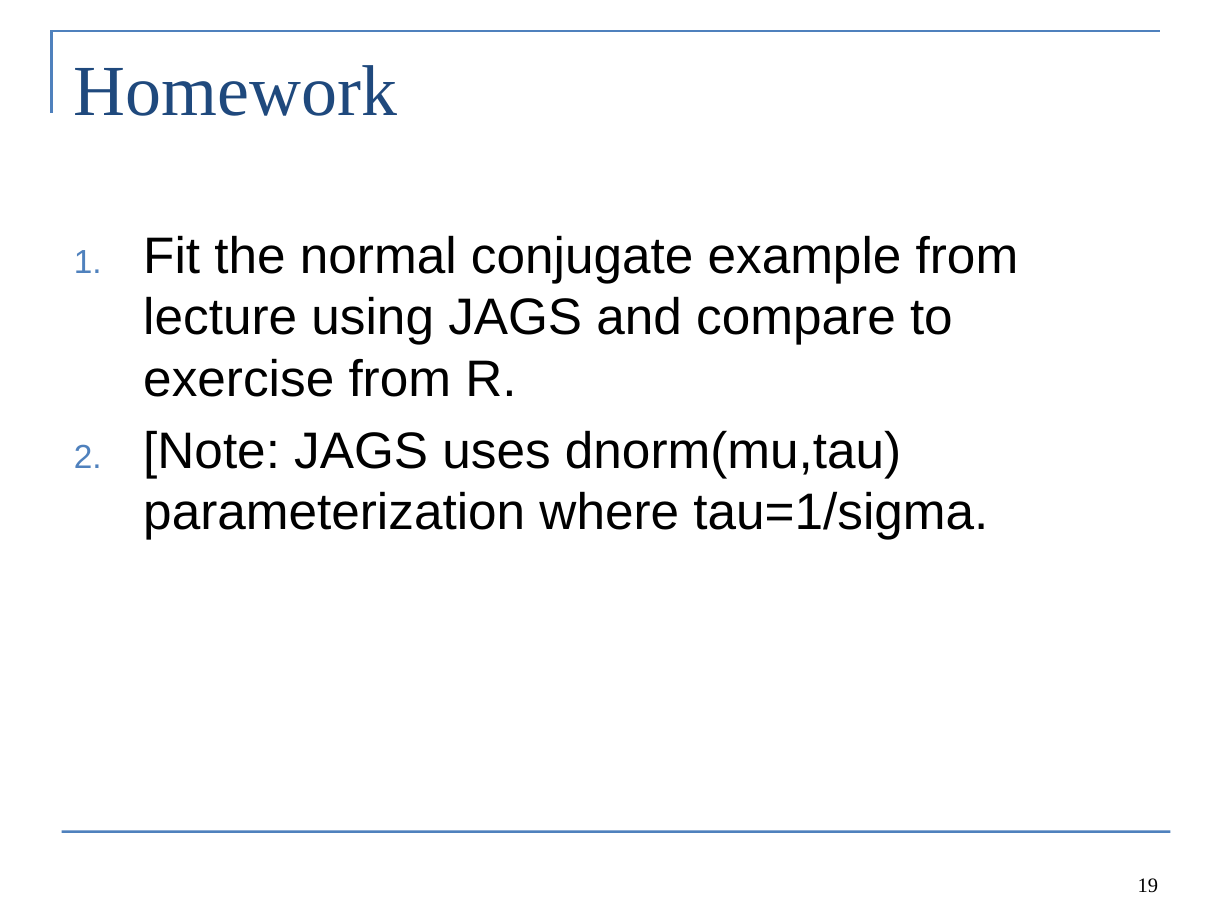
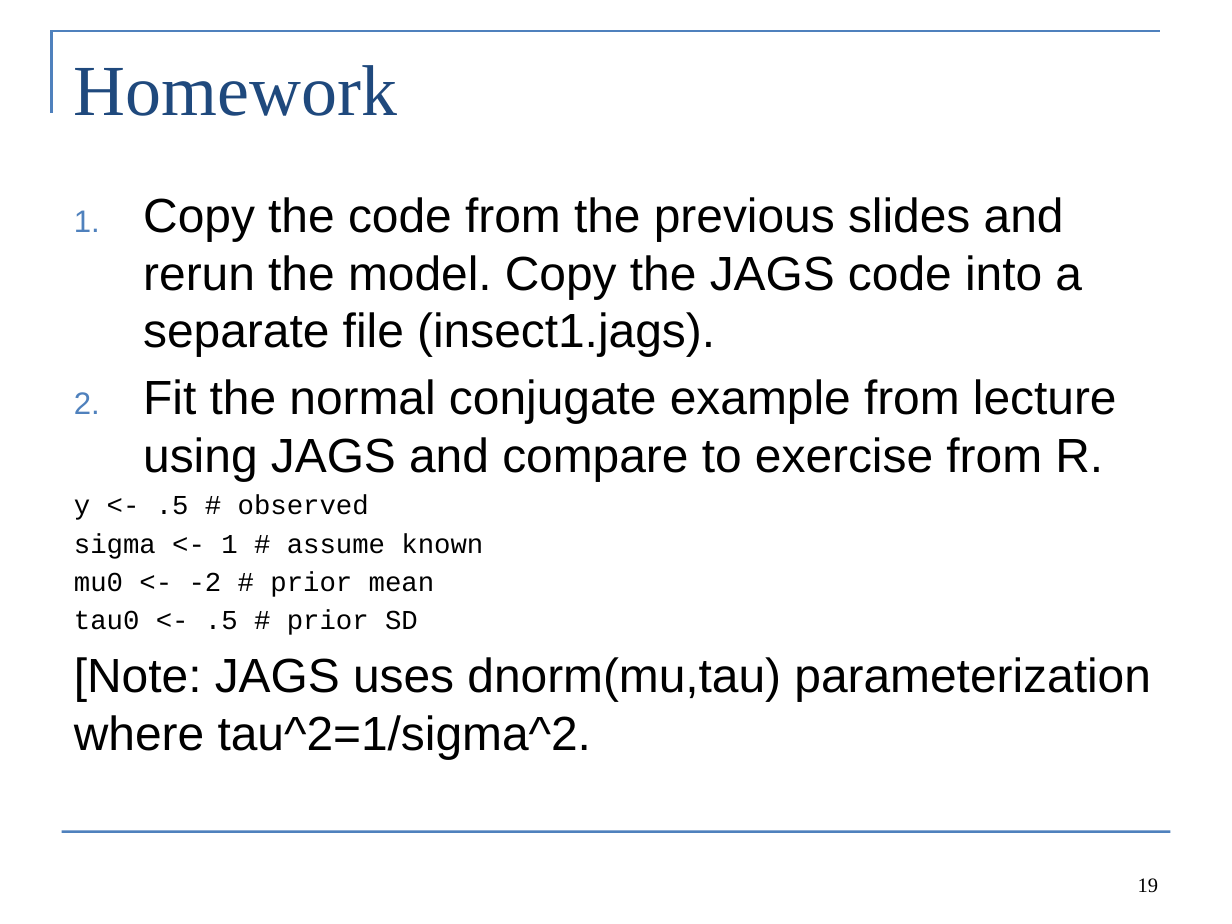
Before and after one commit to colemonnahan/bayes_workshop, a slide deck: slide 19 of dia2/lab2_JAGS.pptx. Drawn at 1232x924 pixels with LibreOffice and Linux fonts; fonts in the diff are those of the drawing. Boxes give left, top, right and bottom in pixels: in the first picture for what was removed or moved away, otherwise in the second. Text is boxed around its words. In the diff, an @@ line names an element or a change of style, - is before the commit and + after.

```diff
--- a/dia2/lab2_JAGS.pptx
+++ b/dia2/lab2_JAGS.pptx
@@ text "Copy the code from the ...": place and size @@
-text "Copy the code from the ..." at box(143, 235, 1019, 539)
+text "Copy the code from the ..." at box(74, 197, 1150, 759)
@@ text at box(143, 197, 1082, 356): paragraph added @@
+1. Copy the code from the previous slides and rerun the model. Copy the JAGS code into a separate file (insect1.jags).
@@ text at box(143, 379, 1117, 481): size 30 to 28 pt in "Fit the normal conjugate example from lecture ..." @@
@@ text at box(74, 495, 1150, 759): text changed; size 30 to 16 pt; font Arial to Courier New @@
-2. [Note: JAGS uses dnorm(mu,tau) parameterization where tau=1/sigma.
+y <- .5 # observed
+sigma <- 1 # assume known
+mu0 <- -2 # prior mean
+tau0 <- .5 # prior SD
+[Note: JAGS uses dnorm(mu,tau) parameterization where tau^2=1/sigma^2.
```
Also in this commit, not shown: 1 other slide changed, 3 other files.
